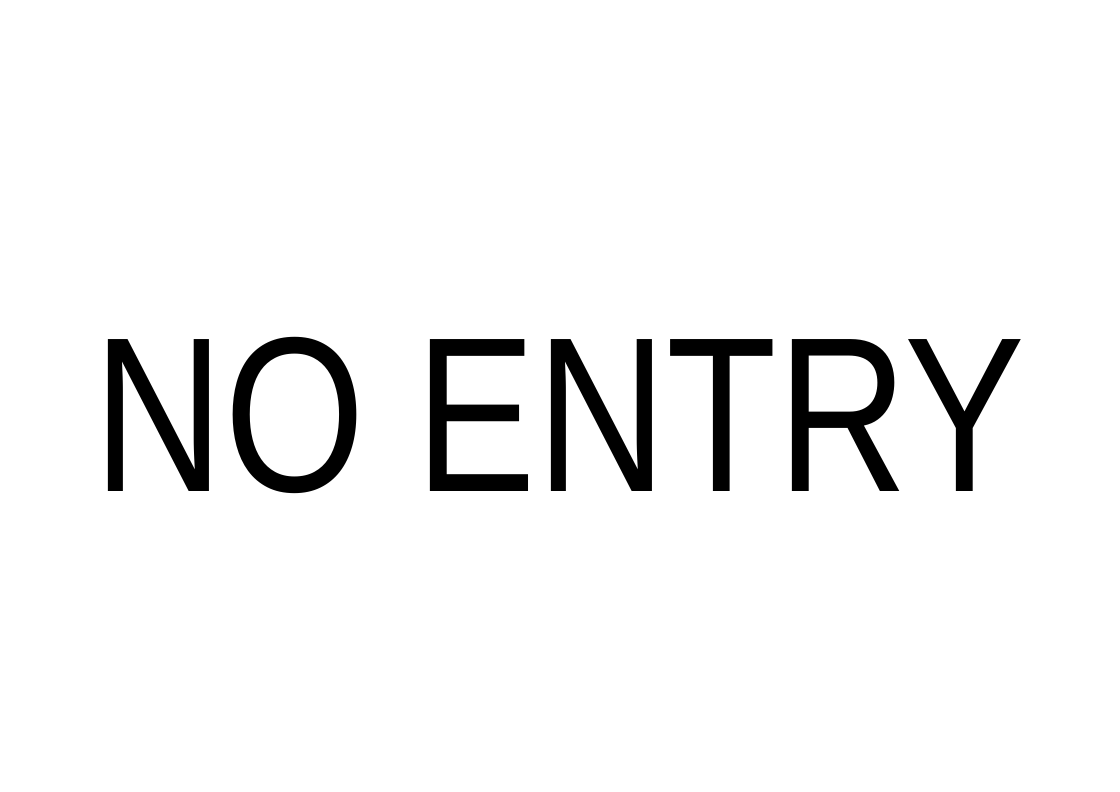
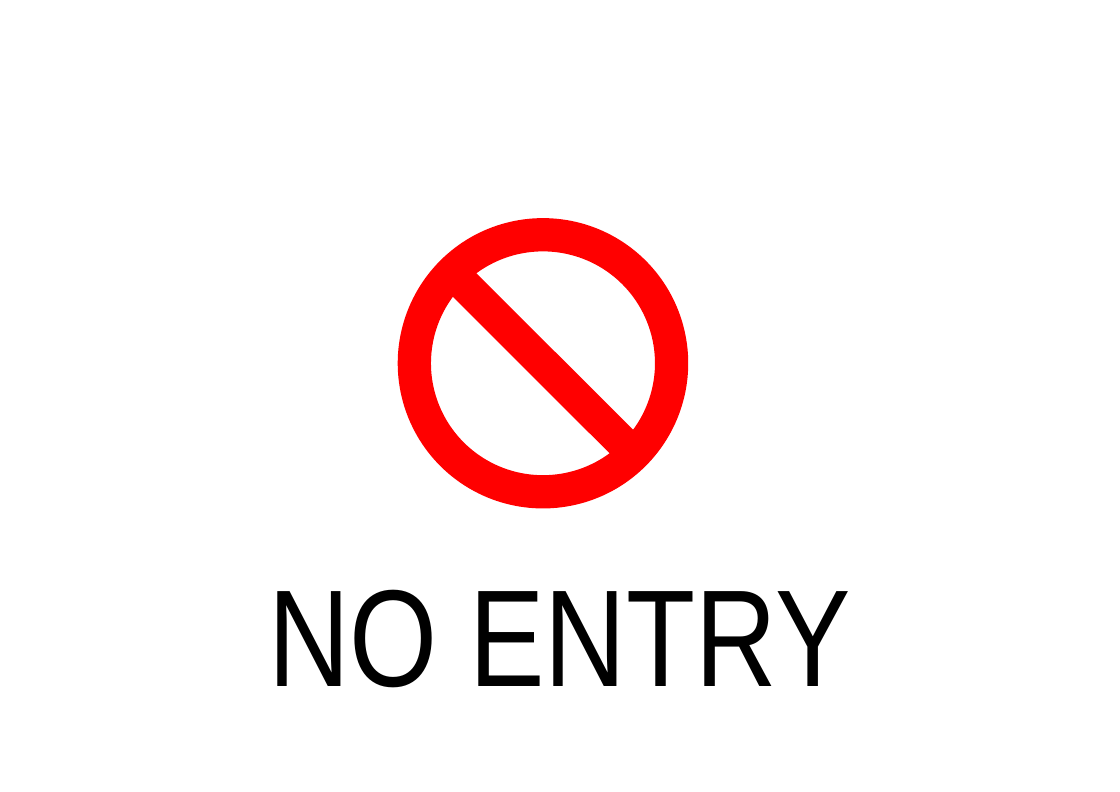
Before and after one commit to tpoomlmly/signage, a slide deck: slide 9 of signs/signs.pptx (slide 8 before the commit). Drawn at 1120x792 pixels with LibreOffice and Linux fonts; fonts in the diff are those of the drawing; background and template pictures are left out. Boxes give left, top, right and bottom in pixels: in the first picture for what was removed or moved away, otherwise in the second. Text is boxed around its words. In the diff, an @@ line names an element or a change of style, - is before the commit and + after.

Commit message:
Add 'no entry' and 'photography here' signs

```diff
--- a/signs/signs.pptx
+++ b/signs/signs.pptx
@@ ellipse added at (415, 235, 673, 491), outline #FF0000 25 pt @@
@@ line added from (452, 272) to (634, 454), #FF0000 25 pt @@
@@ text "NO ENTRY": place and size @@
-text "NO ENTRY" at (94, 336, 1026, 493)
+text "NO ENTRY" at (268, 589, 850, 688)
@@ text "NO ENTRY" at (268, 589, 850, 688): size 166 to 103.8 pt; line spacing 0.9 to 0.7 @@
```
Also in this commit, not shown: 1 slide added, 2 other files.
